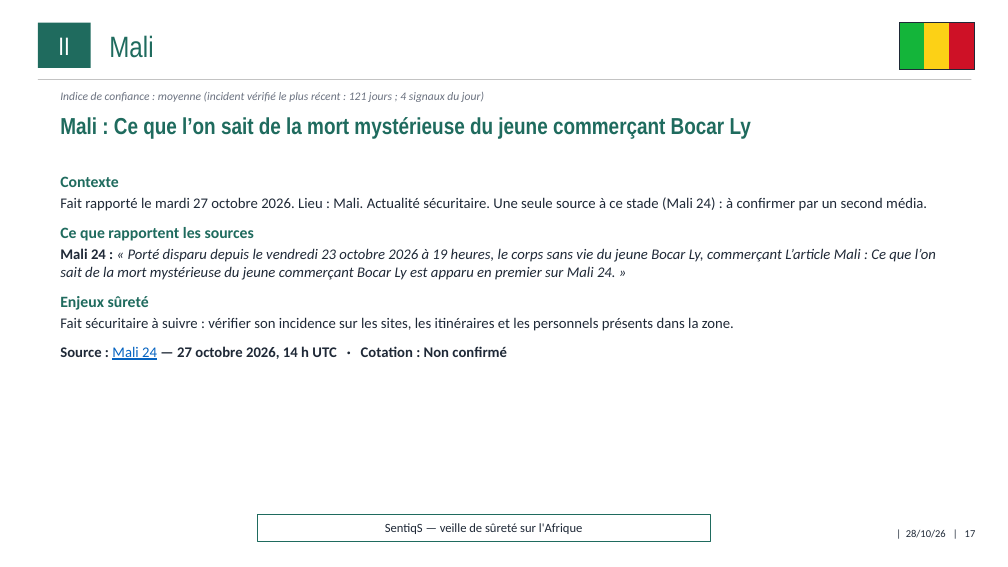
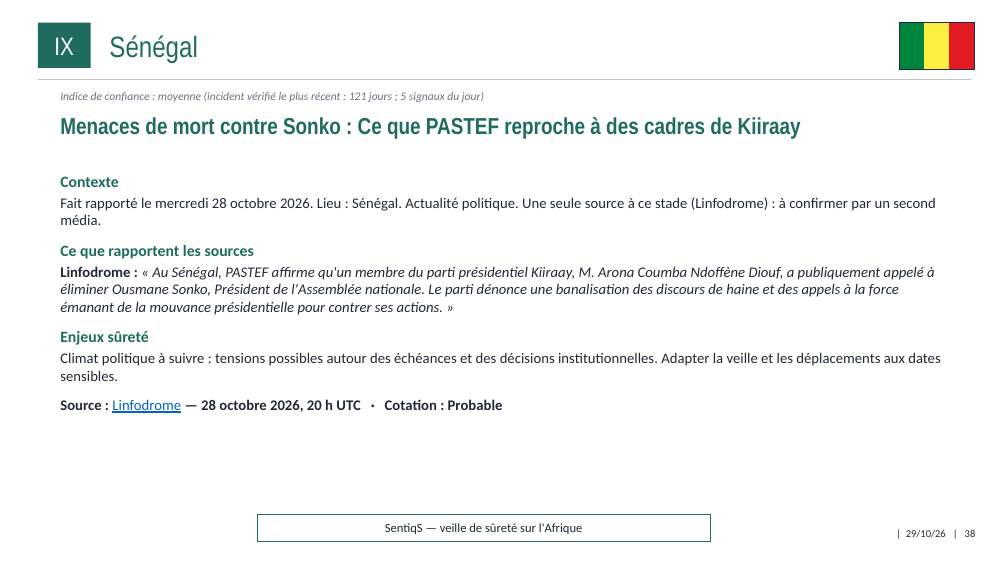
Before and after one commit to ytl1-ops/SentiqS, a slide deck: slide 38 of web/rapports/mensuel/2026-10.pptx (slide 17 before the commit). Drawn at 1008x567 pixels with LibreOffice and Linux fonts; fonts in the diff are those of the drawing. Boxes give left, top, right and bottom in pixels: in the first picture for what was removed or moved away, otherwise in the second. Text is boxed around its words. In the diff, an @@ line names an element or a change of style, - is before the commit and + after.

```diff
--- a/web/rapports/mensuel/2026-10.pptx
+++ b/web/rapports/mensuel/2026-10.pptx
@@ rectangle at box(900, 23, 925, 70): fill #14B53A to #00853F; outline #14B53A 1 pt to #00853F 1 pt @@
@@ rectangle at box(925, 23, 950, 70): fill #FCD116 to #FDEF42; outline #FCD116 1 pt to #FDEF42 1 pt @@
@@ rectangle at box(950, 23, 975, 70): fill #CE1126 to #E31B23; outline #CE1126 1 pt to #E31B23 1 pt @@
@@ text in rectangle at box(54, 37, 74, 55): text changed @@
-II
+IX
@@ text at box(109, 35, 197, 62): text changed @@
-Mali
+Sénégal
@@ text at box(60, 92, 484, 102): text changed @@
-Indice de confiance : moyenne (incident vérifié le plus récent : 121 jours ; 4 signaux du jour)
+Indice de confiance : moyenne (incident vérifié le plus récent : 121 jours ; 5 signaux du jour)
@@ text at box(60, 117, 801, 139): text changed @@
-Mali : Ce que l’on sait de la mort mystérieuse du jeune commerçant Bocar Ly
+Menaces de mort contre Sonko : Ce que PASTEF reproche à des cadres de Kiiraay
@@ text at box(60, 197, 935, 225): text changed @@
-Fait rapporté le mardi 27 octobre 2026. Lieu : Mali. Actualité sécuritaire. Une seule source à ce stade (Mali 24) : à confirmer par un second média.
+Fait rapporté le mercredi 28 octobre 2026. Lieu : Sénégal. Actualité politique. Une seule source à ce stade (Linfodrome) : à confirmer par un second média.
@@ text at box(60, 266, 935, 315): text changed @@
-Mali 24 : « Porté disparu depuis le vendredi 23 octobre 2026 à 19 heures, le corps sans vie du jeune Bocar Ly, commerçant L’article Mali : Ce que l’on sait de la mort mystérieuse du jeune commerçant Bocar Ly est apparu en premier sur Mali 24. »
+Linfodrome : « Au Sénégal, PASTEF affirme qu'un membre du parti présidentiel Kiiraay, M. Arona Coumba Ndoffène Diouf, a publiquement appelé à éliminer Ousmane Sonko, Président de l'Assemblée nationale. Le parti dénonce une banalisation des discours de haine et des appels à la force émanant de la mouvance présidentielle pour contrer ses actions. »
@@ text at box(60, 352, 941, 413): text changed @@
-Fait sécuritaire à suivre : vérifier son incidence sur les sites, les itinéraires et les personnels présents dans la zone.
-Source : Mali 24 — 27 octobre 2026, 14 h UTC · Cotation : Non confirmé
+Climat politique à suivre : tensions possibles autour des échéances et des décisions institutionnelles. Adapter la veille et les déplacements aux dates sensibles.
+Source : Linfodrome — 28 octobre 2026, 20 h UTC · Cotation : Probable
@@ text at box(906, 530, 976, 538): text changed @@
-| 28/10/26 | 17
+| 29/10/26 | 38
```
Also in this commit, not shown: 37 other slides changed, 3 slides added, 1 slide removed, 10 other files.
